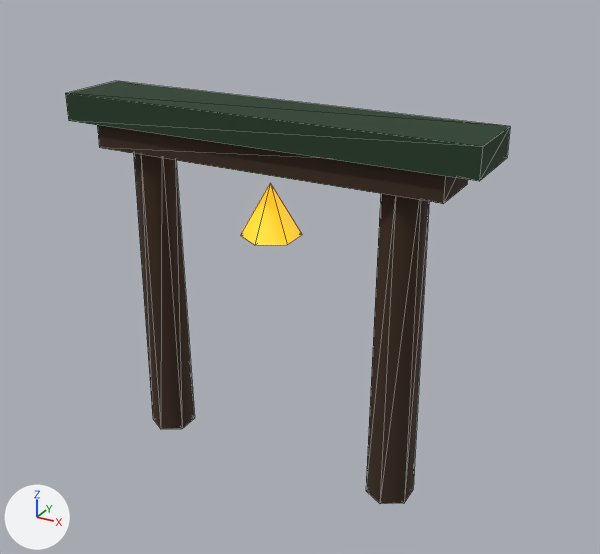
Two versions of the glTF model public/assets/models/environment/forest/ancient_shrine.glb, one commit apart.
Rendered twice from a 50 mm camera at (2.58, -4.3, 3.58) aimed at (0.17, 0.07, 1.39). Arrows for +X, +Y and +Z are at lower left; the lights stay in place. The older version comes first. Mesh edges are drawn as thin lines. Where no turn or scale is listed for an object, it has been applied to the vertices. Vertices at exactly the same position are counted once.

The scene before the commit, as lines of its bpy script (objects in view):
```python
mat_material_1 = principled_material('Material_1')
mat_material_1.base_color = (0.0176, 0.0482, 0.0194)  # dark green #243e26
mat_material_1.metallic = 0.1
mat_material_1.roughness = 0.9
me_mesh_0 = bpy.data.meshes.new('Mesh_0')
me_mesh_0.from_pydata(...)  # 16 vertices, 24 faces; spans x -0.14..0.14, y -0.16..0.16, z -1.1..1.1
me_mesh_0.materials.append(mat_material_0)  # brown #3e2b1c
me_mesh_1 = bpy.data.meshes.new('Mesh_1')
me_mesh_1.from_pydata(...)  # 16 vertices, 24 faces; spans x -0.14..0.14, y -0.16..0.16, z -1.1..1.1
me_mesh_1.materials.append(mat_material_0)  # brown #3e2b1c
me_mesh_2 = bpy.data.meshes.new('Mesh_2')
me_mesh_2.from_pydata(...)  # a box spanning x -1.2..1.2, y -0.2..0.2, z -0.11..0.11
me_mesh_2.materials.append(mat_material_0)  # brown #3e2b1c
me_mesh_3 = bpy.data.meshes.new('Mesh_3')
me_mesh_3.from_pydata(...)  # a box spanning x -1.4..1.4, y -0.25..0.25, z -0.09..0.09
me_mesh_3.materials.append(mat_material_1)  # dark green #243e26
me_mesh_4 = bpy.data.meshes.new('Mesh_4')
me_mesh_4.from_pydata(...)  # 9 vertices, 12 faces; spans x -0.173..0.173, y -0.2..0.2, z -0.175..0.175
me_mesh_4.materials.append(mat_material_2)  # orange #ffaa33, glowing orange #ff8811
ob_mesh_0 = bpy.data.objects.new('Mesh_0', me_mesh_0)
ob_mesh_0.location = (-0.9, 0.0, 1.1)
ob_mesh_1 = bpy.data.objects.new('Mesh_1', me_mesh_1)
ob_mesh_1.location = (0.9, 0.0, 1.1)
ob_mesh_2 = bpy.data.objects.new('Mesh_2', me_mesh_2)
ob_mesh_2.location = (0.0, 0.0, 2.25)
ob_mesh_3 = bpy.data.objects.new('Mesh_3', me_mesh_3)
ob_mesh_3.location = (0.0, 0.0, 2.4)
ob_mesh_4 = bpy.data.objects.new('Mesh_4', me_mesh_4)
ob_mesh_4.location = (0.0, 0.0, 1.85)
```
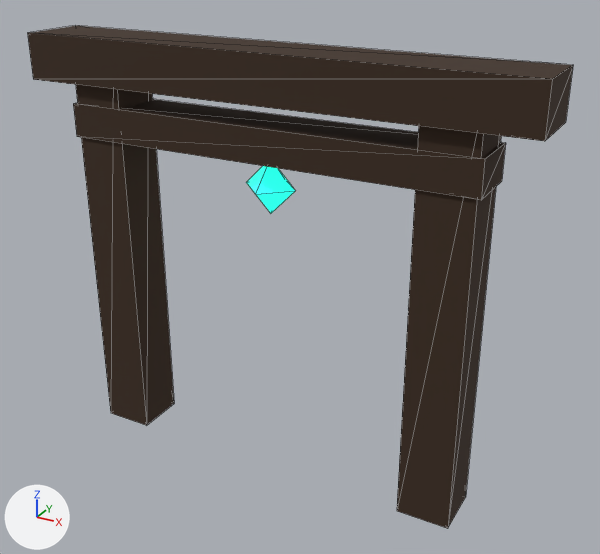
Pixel boxes [x1, y1, x2, y2] of what changed, in the pictures (600 x 554 px):
'Mesh_2', moved, rescaled: before [97, 125, 468, 204]; after [28, 26, 573, 141]
'Mesh_1', reshaped, moved (64% wider, 30% taller): before [366, 194, 429, 504]; after [397, 126, 501, 528]
'Mesh_3', recoloured, surface changed, moved, rescaled: before [65, 81, 510, 181]; after [73, 99, 506, 200]
'Mesh_0', reshaped, moved (62% wider, 24% taller): before [134, 154, 194, 429]; after [76, 85, 174, 425]
'Mesh_4', recoloured, surface changed, reshaped, moved: before [240, 183, 302, 245]; after [246, 166, 295, 213]

The change, as a diff of the scene's bpy script:
```diff
--- a/public/assets/models/environment/forest/ancient_shrine.glb.py
+++ b/public/assets/models/environment/forest/ancient_shrine.glb.py
@@ mat_material_1 @@
 mat_material_1 = principled_material('Material_1')
-mat_material_1.base_color = (0.0176, 0.0482, 0.0194)  # dark green #243e26
+mat_material_1.base_color = (0.0612, 1.0, 0.604)  # green #46ffcc
 mat_material_1.metallic = 0.1
-mat_material_1.roughness = 0.9
+mat_material_1.roughness = 0.25
+mat_material_1.emission_strength = 2.0
@@ me_mesh_0 @@
 # used by ob_mesh_0; location = (-0.9, 0.0, 1.1)
-me_mesh_0.from_pydata(...)  # 16 vertices, 24 faces; spans x -0.14..0.14, y -0.16..0.16, z -1.1..1.1
+me_mesh_0.from_pydata(...)  # 8 vertices, 12 faces; spans x -0.17..0.17, y -0.17..0.17, z -1.4..1.4
+# me_mesh_0 part 1: the whole mesh is rebuilt
 me_mesh_0.materials.append(mat_material_0)
@@ me_mesh_1 @@
 # used by ob_mesh_1; location = (0.9, 0.0, 1.1)
-me_mesh_1.from_pydata(...)  # 16 vertices, 24 faces; spans x -0.14..0.14, y -0.16..0.16, z -1.1..1.1
+me_mesh_1.from_pydata(...)  # 8 vertices, 12 faces; spans x -0.17..0.17, y -0.17..0.17, z -1.4..1.4
+# me_mesh_1 part 2: the whole mesh is rebuilt
 me_mesh_1.materials.append(mat_material_0)
@@ me_mesh_2 @@
 # used by ob_mesh_2; location = (0.0, 0.0, 2.25)
-me_mesh_2.from_pydata(...)  # 8 vertices, 12 faces; spans x -1.2..1.2, y -0.2..0.2, z -0.11..0.11
+me_mesh_2.from_pydata(...)  # 8 vertices, 12 faces; spans x -1.7..1.7, y -0.22..0.22, z -0.15..0.15
+# me_mesh_2 part 3: the whole mesh is scaled about its middle by (1.42, 1.12, 1.36)
 me_mesh_2.materials.append(mat_material_0)
@@ me_mesh_3 @@
 # used by ob_mesh_3; location = (0.0, 0.0, 2.4)
-me_mesh_3.from_pydata(...)  # 8 vertices, 12 faces; spans x -1.4..1.4, y -0.25..0.25, z -0.09..0.09
-me_mesh_3.materials.append(mat_material_1)  # dark green #243e26
+me_mesh_3.from_pydata(...)  # 8 vertices, 12 faces; spans x -1.4..1.4, y -0.19..0.19, z -0.11..0.11
+# me_mesh_3 part 4: the whole mesh is scaled about its middle by (1, 0.76, 1.22)
+me_mesh_3.materials.append(mat_material_0)  # brown #3e2c1e
@@ me_mesh_4 @@
 # used by ob_mesh_4; location = (0.0, 0.0, 1.85)
-me_mesh_4.from_pydata(...)  # 9 vertices, 12 faces; spans x -0.173..0.173, y -0.2..0.2, z -0.175..0.175
-me_mesh_4.materials.append(mat_material_2)  # orange #ffaa33, glowing orange #ff8811
+me_mesh_4.from_pydata(...)  # 6 vertices, 8 faces; spans x -0.18..0.18, y -0.18..0.18, z -0.18..0.18
+# me_mesh_4 part 5: the whole mesh is rebuilt
+me_mesh_4.materials.append(mat_material_1)  # green #46ffcc, glowing cyan #12cca0
@@ ob_mesh_0 @@
 ob_mesh_0 = bpy.data.objects.new('Mesh_0', me_mesh_0)
-ob_mesh_0.location = (-0.9, 0.0, 1.1)
+ob_mesh_0.location = (-1.2, 0.0, 1.4)
@@ ob_mesh_1 @@
 ob_mesh_1 = bpy.data.objects.new('Mesh_1', me_mesh_1)
-ob_mesh_1.location = (0.9, 0.0, 1.1)
+ob_mesh_1.location = (1.2, 0.0, 1.4)
@@ ob_mesh_2 @@
 ob_mesh_2 = bpy.data.objects.new('Mesh_2', me_mesh_2)
-ob_mesh_2.location = (0.0, 0.0, 2.25)
+ob_mesh_2.location = (0.0, 0.0, 2.7)
@@ ob_mesh_3 @@
 ob_mesh_3 = bpy.data.objects.new('Mesh_3', me_mesh_3)
-ob_mesh_3.location = (0.0, 0.0, 2.4)
+ob_mesh_3.location = (0.0, 0.0, 2.3)
@@ ob_mesh_4 @@
 ob_mesh_4 = bpy.data.objects.new('Mesh_4', me_mesh_4)
-ob_mesh_4.location = (0.0, 0.0, 1.85)
+ob_mesh_4.location = (0.0, 0.0, 2.0)
```
